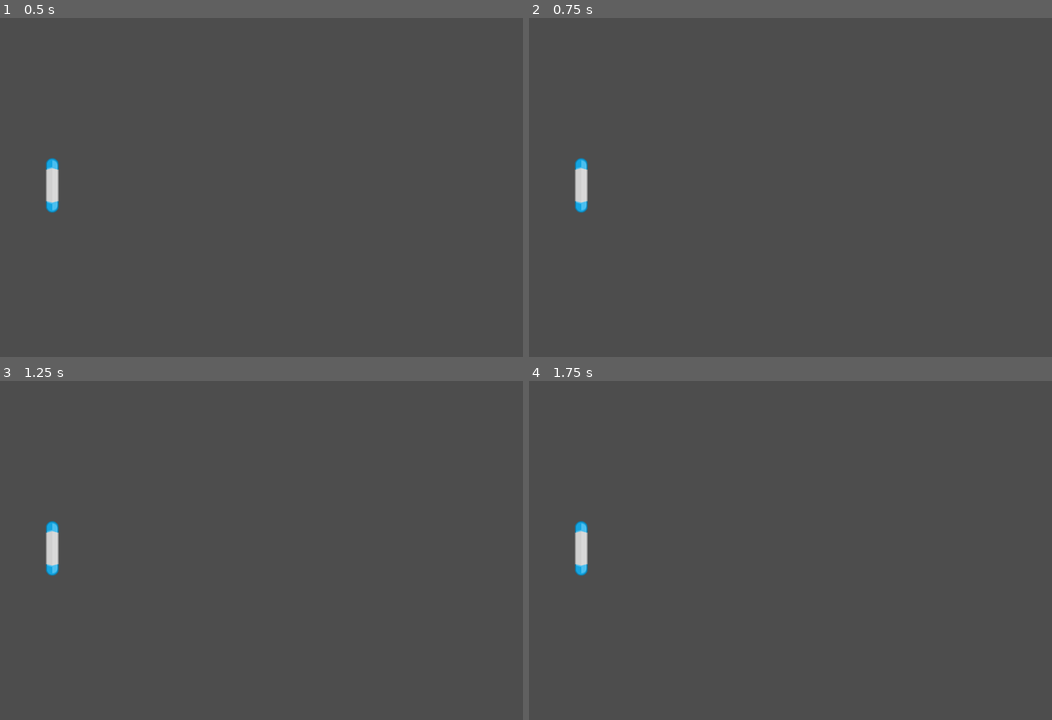
Above: before the commit, frames 1-4 (two rows, left to right).
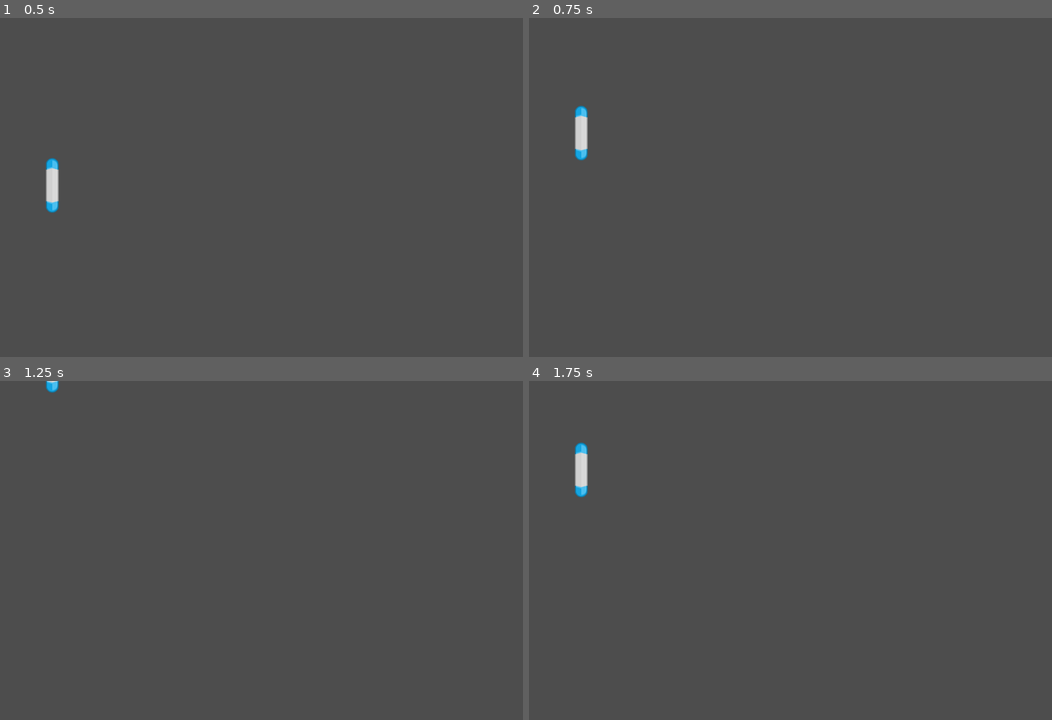
Above: after the commit, the same moments.

Repository: DotVentu/Pong
Game: Godot game, scene res://Scenes/Player.tscn
Two runs of this game, one before a commit and one after it. Both use one fixed random seed, a clock stepped at 60 frames per second and the inputs below. The project has no main scene, so this scene is started directly.
Inputs:
- Up to frame 1 (0.5 s): no input
- Up to frame 2 (0.75 s): tap Enter at 0.5 s; hold Up (ui_up) from 0.53 s (still down)
- Up to frame 3 (1.25 s): keep holding Up (ui_up)
- Up to frame 4 (1.75 s): release Up (ui_up) at 1.28 s; hold Down (ui_down) from 1.28 s (still down)

Frame 1 is identical in both runs. In frame 2, 0.8% of the frame differs, in the area x 8-12%, y 25-58%; in frame 3, 0.5%; in frame 4, 0.8%, in the area x 8-12%, y 18-58%.

Commit message:
feature: 🎮 added player controller

Diff:
--- a/Scenes/Player.tscn
+++ b/Scenes/Player.tscn
@@ -1,5 +1,6 @@
-[gd_scene load_steps=3 format=3 uid="uid://bs67j2dprwsr5"]
+[gd_scene load_steps=4 format=3 uid="uid://bs67j2dprwsr5"]
 
+[ext_resource type="Script" path="res://Scripts/player.gd" id="1_i0j48"]
 [ext_resource type="Texture2D" uid="uid://jgvewxbihuc5" path="res://Assets/paddle-blue.png" id="1_jqrbr"]
 
 [sub_resource type="CapsuleShape2D" id="CapsuleShape2D_7kje3"]
@@ -7,6 +8,7 @@
 
 [node name="Player" type="CharacterBody2D"]
 position = Vector2(100, 320)
+script = ExtResource("1_i0j48")
 metadata/_edit_group_ = true
 
 [node name="Sprite2D" type="Sprite2D" parent="."]
--- a/Scripts/player.gd
+++ b/Scripts/player.gd
@@ -1 +1,15 @@
 extends CharacterBody2D
+
+var speed = 500
+
+func _physics_process(delta):
+	velocity.y = 0
+
+	if Input.is_action_pressed("ui_up"):
+		velocity.y = -1
+	elif Input.is_action_pressed("ui_down"):
+		velocity.y = 1
+
+	velocity.y *= speed
+
+	move_and_collide(velocity * delta)
Not shown, changed: README.md
